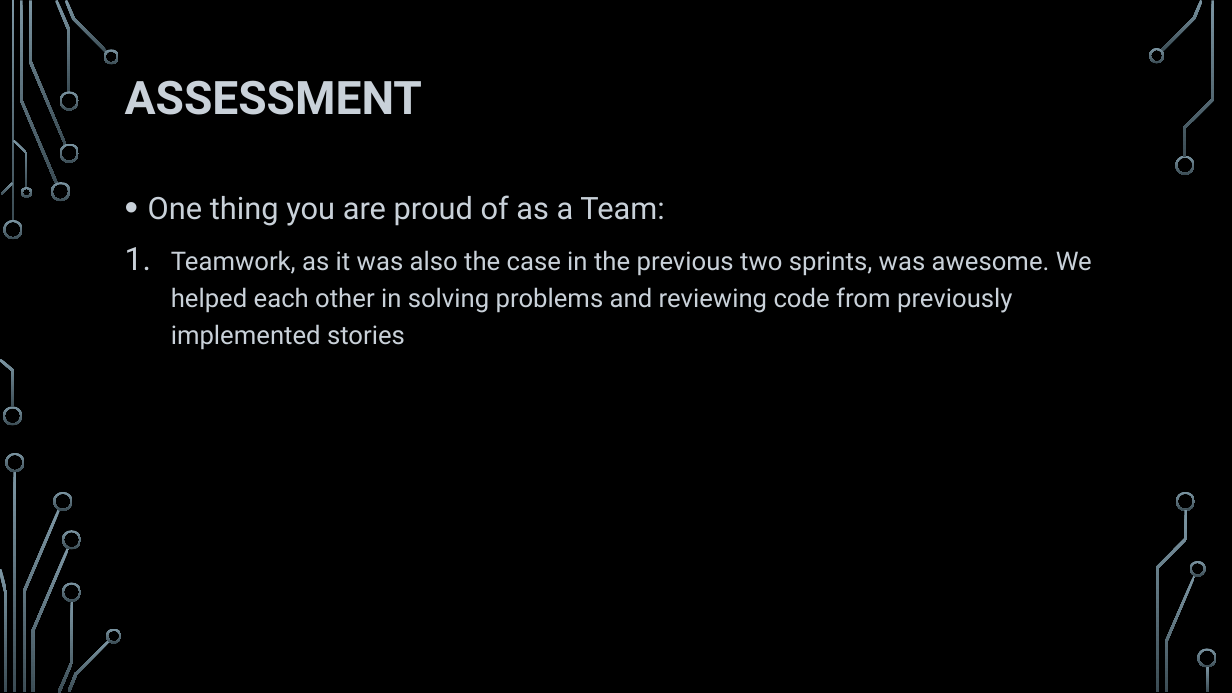
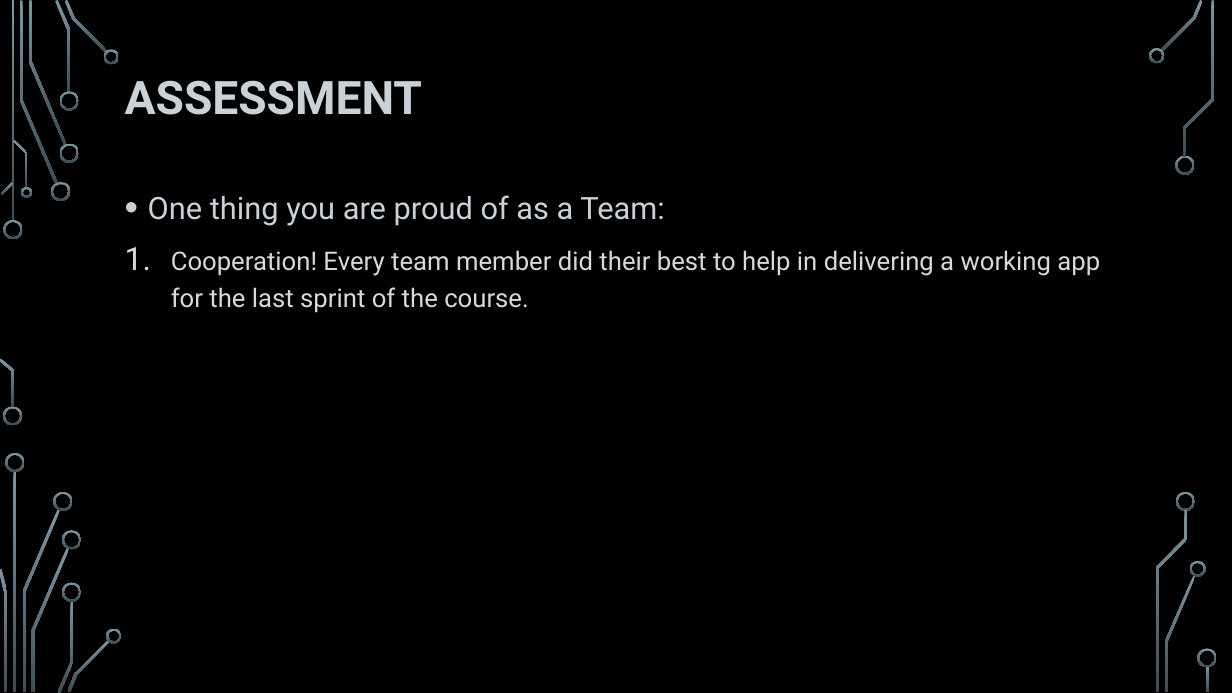
Before and after one commit to HeydarliAtabay/SolidarityPurchasingGroup, a slide deck: slide 18 of Retrospective/Sprint 4 - Retrospective.pptx. Drawn at 1232x693 pixels with LibreOffice and Linux fonts; fonts in the diff are those of the drawing; background and template pictures are left out. Boxes give left, top, right and bottom in pixels: in the first picture for what was removed or moved away, otherwise in the second. Text is boxed around its words. In the diff, an @@ line names an element or a change of style, - is before the commit and + after.

```diff
--- a/Retrospective/Sprint 4 - Retrospective.pptx
+++ b/Retrospective/Sprint 4 - Retrospective.pptx
@@ text at box(171, 250, 1100, 313): text changed; text colour #C9D1D9 to #D9D9D9 @@
-1. Teamwork, as it was also the case in the previous two sprints, was awesome. We helped each other in solving problems and reviewing code from previously implemented stories
+1. Cooperation! Every team member did their best to help in delivering a working app for the last sprint of the course.
```
Also in this commit, not shown: 7 other slides changed.
